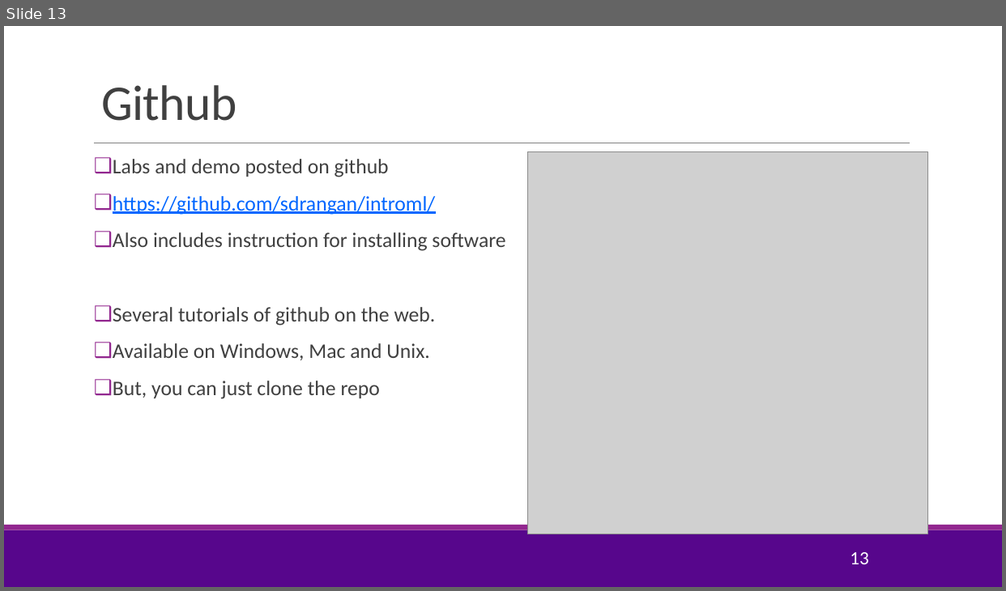
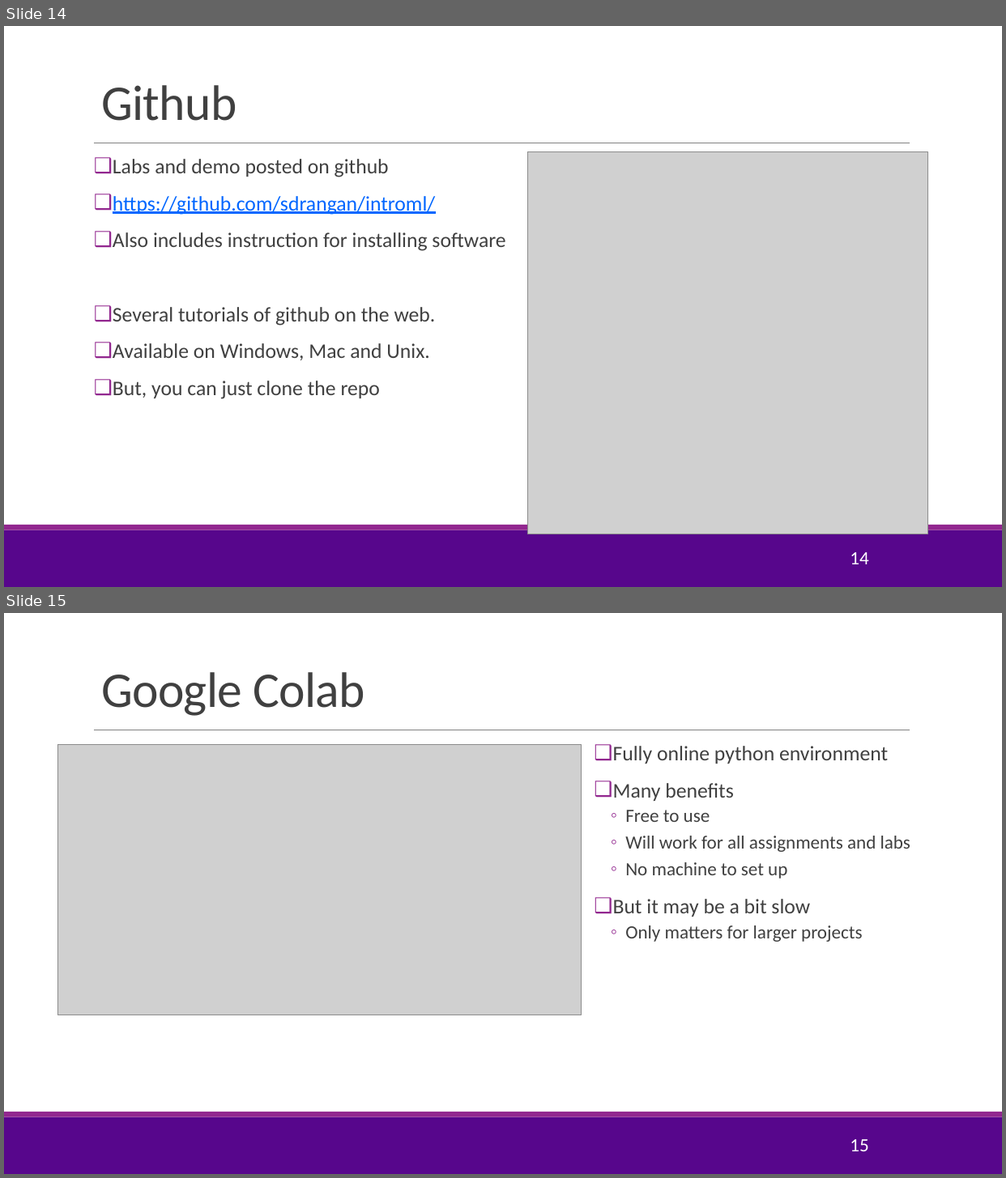
Before and after one commit to sdrangan/introml, a slide deck: lectures/CourseAdmin.pptx. Shown one above the other, each under a label of ours: slide 13 before the commit, slides 14 and 15 after it. The pictures are 1006x591 and 1006x1178 pixels, drawn with LibreOffice and Linux fonts; fonts in the diff are those of the drawing; grey boxes stand for pictures; background and template pictures are left out. Boxes give left, top, right and bottom in pixels: in the first picture for what was removed or moved away, otherwise in the second. Text is boxed around its words. In the diff, an @@ line names an element or a change of style, - is before the commit and + after.

```diff
--- a/lectures/CourseAdmin.pptx
+++ b/lectures/CourseAdmin.pptx
@@ slide 15 added at (x1=4, y1=613, x2=1002, y2=1174), background #FFFFFF; not listed: 3 template elements that a slide beside it also shows @@
@@ title added at (x1=101, y1=672, x2=365, y2=716), 48 pt, text #404040 @@
+Google Colab
@@ picture added at (x1=58, y1=745, x2=582, y2=1015) @@
@@ text added at (x1=613, y1=746, x2=910, y2=942), 18 pt, text #404040 @@
+❑ Fully online python environment
+❑ Many benefits
+  ◦ Free to use
+  ◦ Will work for all assignments and labs
+  ◦ No machine to set up
+❑ But it may be a bit slow
+  ◦ Only matters for larger projects
@@ page number added at (x1=850, y1=1139, x2=868, y2=1152), 18 pt, text #FFFFFF @@
+15
@@ what was slide 13 is now slide 14 @@
@@ page number at (x1=850, y1=552, x2=868, y2=565): text changed @@
-13
+14
```
Also in this commit, not shown: 4 slides changed, 1 other slide added, 1 slide removed, 3 other files.
